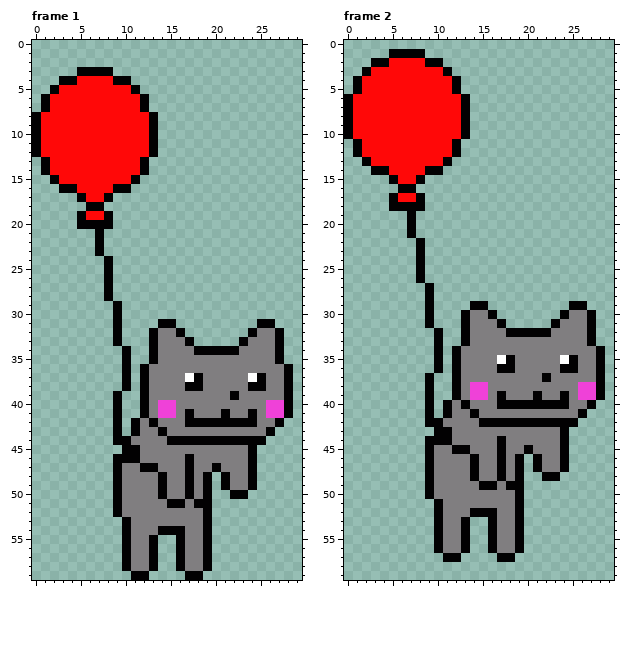
Edited in one commit: animated GIF sprite (data/enemies/ballon_cat.gif). Above, as it was before the edit.
The file is 30x60 pixels, 2 frames. Colours within 5 levels of each other are drawn and written as one. Shown: frame 1, frame 2.
The result:
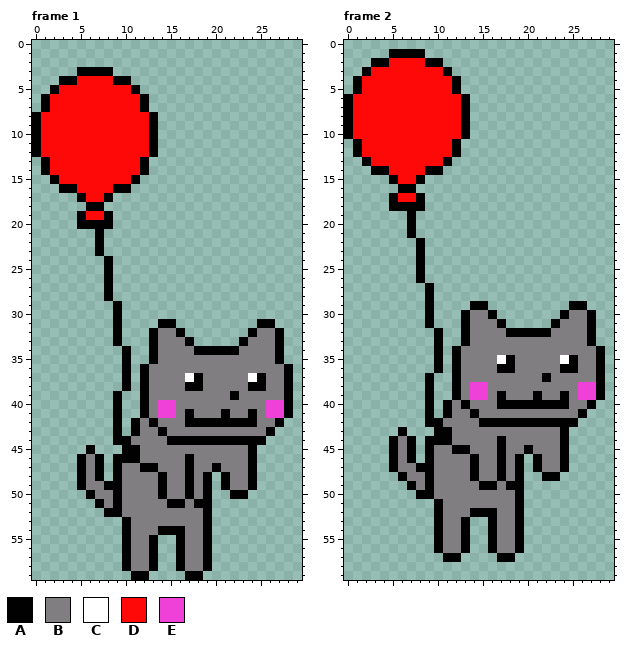
Palette (. is transparent): A #020102  B #807e80  C #ffffff  D #ff0808  E #ef41d8
Change:
--- frame 1
@@ x 3..10 @@
 44 ......AA
-45 .......A
-46 ......AA
-47 ......AB
-48 ......AB
-49 ......AB
-50 ......AB
-51 ......AB
-52 ......AB
+45 ...A...A
+46 ..ABA.AA
+47 ..ABA.AB
+48 ..ABA.AB
+49 ..ABBAAB
+50 ...ABBAB
+51 ....ABAB
+52 .....AAB
 53 .......A
--- frame 2
@@ x 3..10 @@
 42 ......AA
-43 .......A
-44 ......AA
-45 ......AB
-46 ......AB
-47 ......AB
-48 ......AB
-49 ......AB
-50 ......AB
+43 ...A...A
+44 ..ABA.AA
+45 ..ABA.AB
+46 ..ABA.AB
+47 ..ABBAAB
+48 ...ABBAB
+49 ....ABAB
+50 .....AAB
 51 .......A
Where, in picture pixels (left, top, right, bottom), the same in both pictures:
added: (77, 445, 113, 517)
added: (389, 427, 425, 499)
